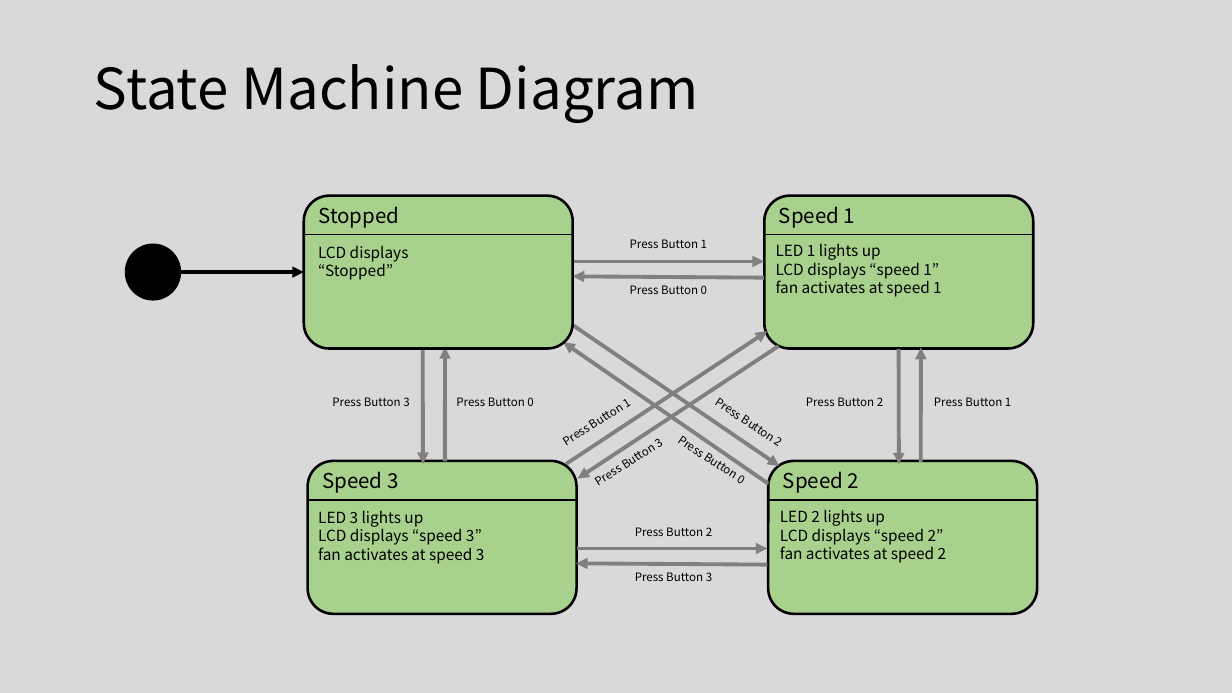
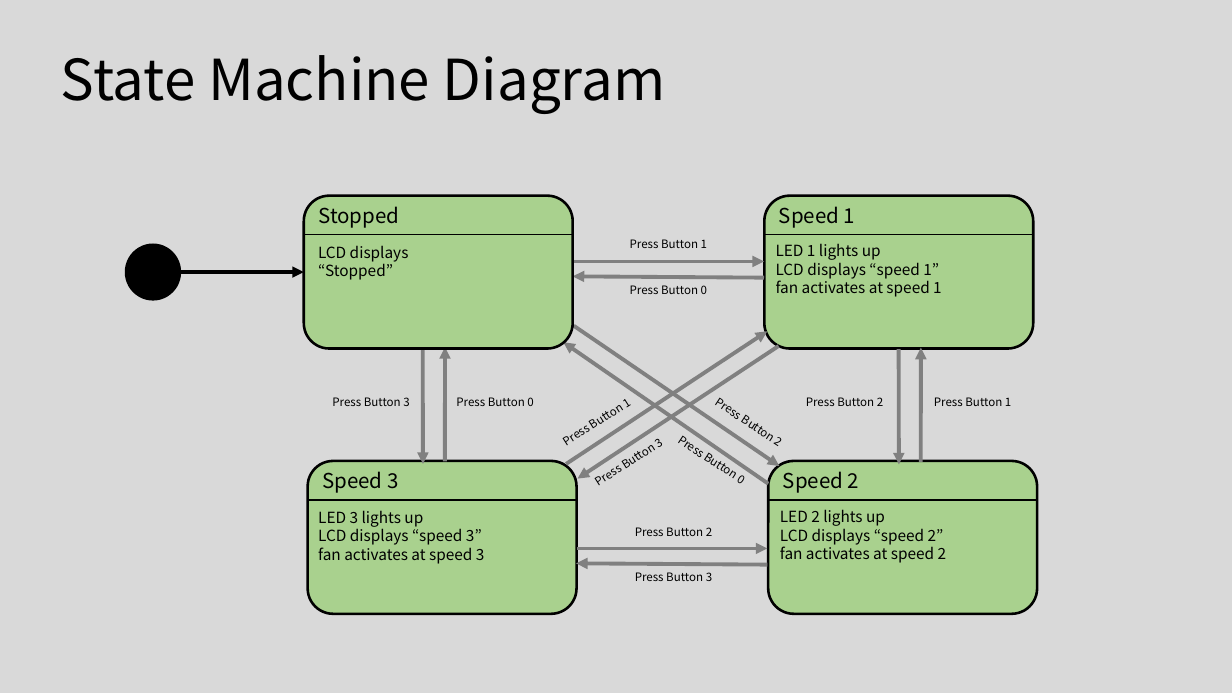
Before and after one commit to HardCoding0417/intela_studyroom, a slide deck: slide 3 of class/ARM class/Projects/simple_fan/STM32 보드를 사용한 간단한 선풍기 - 최명수.pptx. Drawn at 1232x693 pixels with LibreOffice and Linux fonts; fonts in the diff are those of the drawing. Boxes give left, top, right and bottom in pixels: in the first picture for what was removed or moved away, otherwise in the second. Text is boxed around its words. In the diff, an @@ line names an element or a change of style, - is before the commit and + after.

```diff
--- a/class/ARM class/Projects/simple_fan/STM32 보드를 사용한 간단한 선풍기 - 최명수.pptx
+++ b/class/ARM class/Projects/simple_fan/STM32 보드를 사용한 간단한 선풍기 - 최명수.pptx
@@ text "State Machine Diagram": place and size @@
-text "State Machine Diagram" at (94, 64, 698, 123)
+text "State Machine Diagram" at (61, 55, 665, 114)
```
Also in this commit, not shown: 1 other slide changed, 2 slides added, 10 other files.
